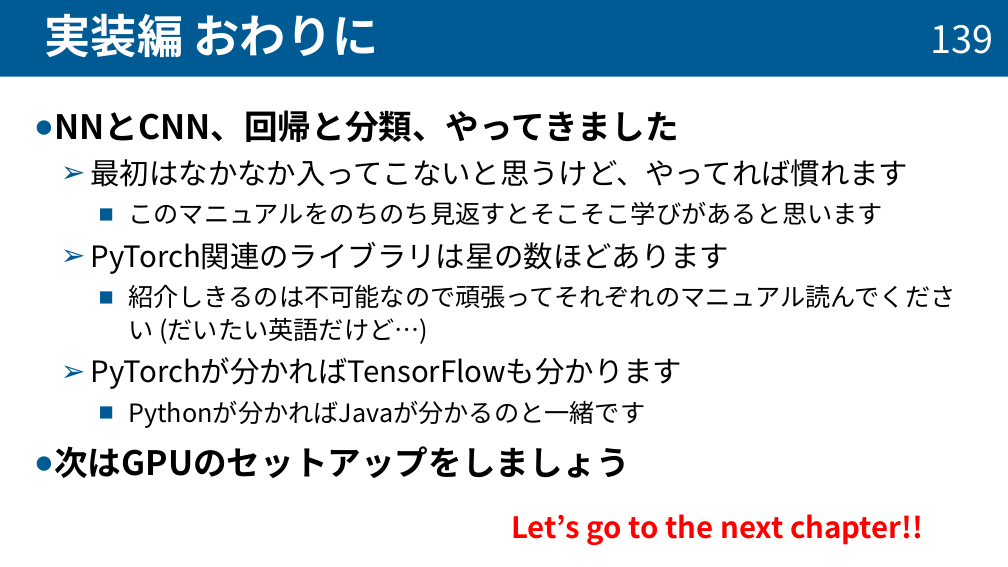
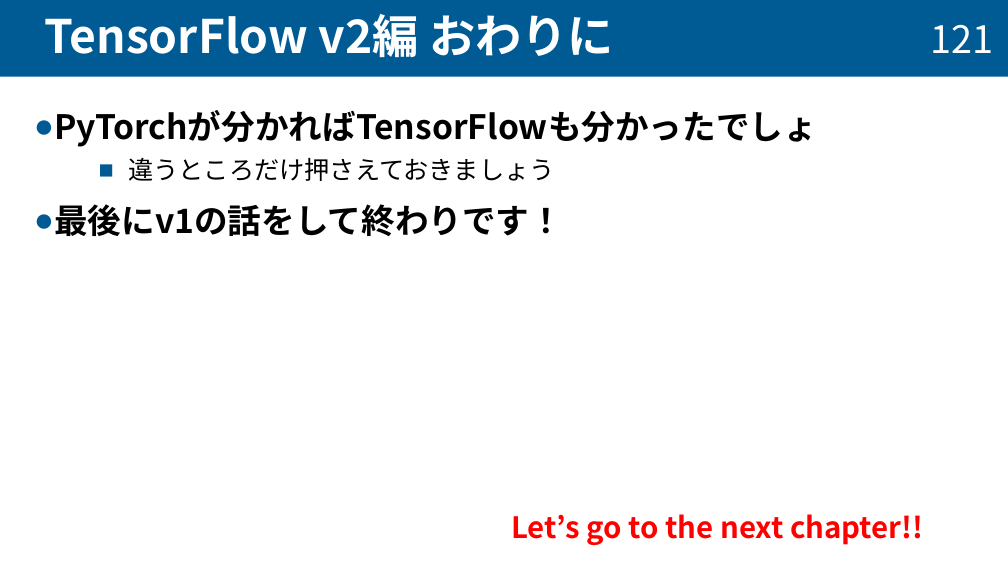
Before and after one commit to taiseifujisawa/cnn_manual_nktlab, a slide deck: slide 122 of cnn_manual.pptx (slide 140 before the commit). Drawn at 1008x567 pixels with LibreOffice and Linux fonts; fonts in the diff are those of the drawing. Boxes give left, top, right and bottom in pixels: in the first picture for what was removed or moved away, otherwise in the second. Text is boxed around its words. In the diff, an @@ line names an element or a change of style, - is before the commit and + after.

```diff
--- a/cnn_manual.pptx
+++ b/cnn_manual.pptx
@@ title at (45, 14, 614, 57): text changed @@
-実装編 おわりに
+TensorFlow v2編 おわりに
@@ page number at (930, 25, 993, 53): text changed @@
-139
+121
@@ text at (54, 110, 817, 236): text changed; size 24 to 32 pt; bold on @@
-● NNとCNN、回帰と分類、やってきました
-  ➢ 最初はなかなか入ってこないと思うけど、やってれば慣れます
-    ■ このマニュアルをのちのち見返すとそこそこ学びがあると思います
-  ➢ PyTorch関連のライブラリは星の数ほどあります
-    ■ 紹介しきるのは不可能なので頑張ってそれぞれのマニュアル読んでください (だいたい英語だけど…)
-  ➢ PyTorchが分かればTensorFlowも分かります
-    ■ Pythonが分かればJavaが分かるのと一緒です
-● 次はGPUのセットアップをしましょう
+● PyTorchが分かればTensorFlowも分かったでしょ
+    ■ 違うところだけ押さえておきましょう
+● 最後にv1の話をして終わりです！
```
Also in this commit, not shown: 6 other slides changed, 15 slides added, 29 slides removed.
